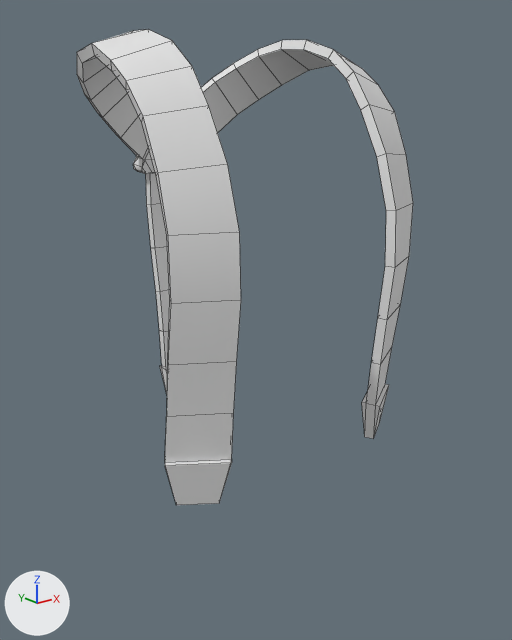
Renders of the Blender file Attires/Attires_Accessories/Attires_Accessories_Pants/Attire_Accessory_Pants_SuspendersYWide/Attire_Accessory_Pants_SuspendersYWide.blend from each side of a commit.
One viewpoint serves both versions: a camera (50 mm lens) standing at (-0.436, -0.579, 1.463) and looking at (0.011, -0.02, 1.239). Arrows for +X, +Y and +Z are at lower left; the lights stay in place. The older version comes first. Mesh edges are drawn as thin lines.

The scene before the commit, as lines of its bpy script (objects in view):
```python
me_attire_accessory_pants_suspendersywide = bpy.data.meshes.new('Attire_Accessory_Pants_SuspendersYWide')
me_attire_accessory_pants_suspendersywide.from_pydata(...)  # 228 vertices, 240 faces; spans x -0.148..0.148, y -0.134..0.137, z 1.107..1.521
me_attire_accessory_pants_suspendersywide.polygons.foreach_set('use_smooth', [True] * 240)
ob_attire_accessory_pants_suspendersywide = bpy.data.objects.new('Attire_Accessory_Pants_SuspendersYWide', me_attire_accessory_pants_suspendersywide)
ob_attire_accessory_pants_suspendersywide.location = (0.0, 0.0, 0.0)
```
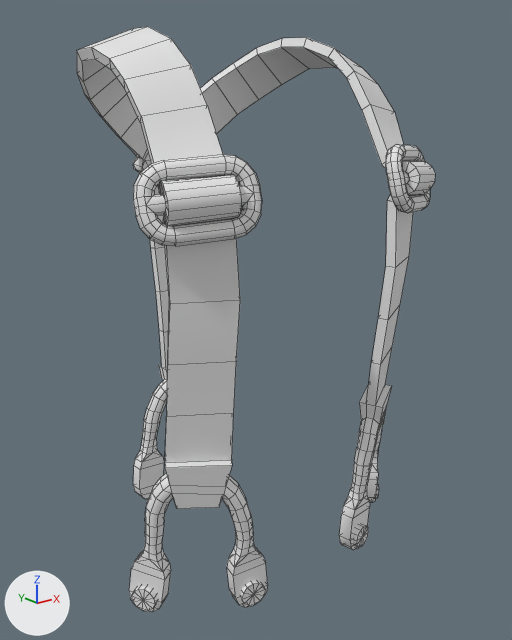
Commit message: Updated PantsSuspenders Models

What differs and where, as boxes (x1, y1, x2, y2) in the pictures (512 x 640 px; the box of a moved part takes in the faces that stretch with it):
'Attire_Accessory_Pants_SuspendersYWide', reshaped, modifiers changed (7% wider, 23% taller): before (77, 29, 413, 505); after (77, 27, 435, 612)
part 1 of me_attire_accessory_pants_suspendersywide, added: after (133, 144, 430, 246)
part 2 of me_attire_accessory_pants_suspendersywide, added: after (241, 524, 368, 605)
part 3 of me_attire_accessory_pants_suspendersywide, added: after (132, 482, 379, 611)
part 4 of me_attire_accessory_pants_suspendersywide, moved or reshaped: before (77, 29, 241, 505); after (133, 365, 167, 499)
part 5 of me_attire_accessory_pants_suspendersywide, built on: before (362, 384, 389, 439); after (129, 384, 391, 612)
part 6 of me_attire_accessory_pants_suspendersywide, built on: before (234, 40, 413, 320); after (77, 27, 435, 365)

The edits, one by one:
me_attire_accessory_pants_suspendersywide is used by ob_attire_accessory_pants_suspendersywide; location (0.0, 0.0, 0.0).
me_attire_accessory_pants_suspendersywide had 228 vertices, 240 faces and spanned x -0.148..0.148, y -0.134..0.137, z 1.107..1.521.
me_attire_accessory_pants_suspendersywide now has 684 vertices, 704 faces and spans x 0.0..0.171, y -0.148..0.137, z 0.986..1.522.
me_attire_accessory_pants_suspendersywide part 1: a new loose piece of 170 vertices spanning x 0.078..0.171, y -0.147..-0.093, z 1.353..1.42.
me_attire_accessory_pants_suspendersywide part 2: a new loose piece of 25 vertices spanning x 0.062..0.088, y -0.129..-0.113, z 0.991..1.016.
me_attire_accessory_pants_suspendersywide part 3: a new loose piece of 25 vertices spanning x 0.148..0.171, y -0.077..-0.05, z 0.991..1.016.
me_attire_accessory_pants_suspendersywide part 4: 6 vertices moved from x 0.0..0.026, y 0.099..0.119, z 1.108..1.154 to x 0.023..0.032, y 0.097..0.122, z 1.132..1.154; 104 vertices removed from x -0.148..0.0, y -0.134..0.137, z 1.107..1.521; 97 vertices added at x 0.0..0.068, y 0.097..0.127, z 0.986..1.154.
me_attire_accessory_pants_suspendersywide part 5: 7 vertices moved from x 0.087..0.148, y -0.122..-0.074, z 1.107..1.154 to x 0.086..0.15, y -0.125..-0.072, z 1.134..1.153; 1 vertex removed from x 0.137, y -0.089, z 1.107; 175 vertices added at x 0.055..0.17, y -0.125..-0.041, z 0.986..1.139.
me_attire_accessory_pants_suspendersywide part 6: 34 vertices moved from x 0.08..0.147, y -0.134..0.077, z 1.304..1.521 to x 0.078..0.152, y -0.135..0.077, z 1.304..1.522; 1 vertex removed from x 0.094, y -0.069, z 1.487; 45 vertices added at x 0.091..0.157, y -0.148..-0.046, z 1.37..1.488.
Other edits to the shape of me_attire_accessory_pants_suspendersywide do not show in these pictures.
Object 'Attire_Accessory_Pants_SuspendersYWide' (ob_attire_accessory_pants_suspendersywide) gains a MIRROR modifier named 'Mirror'.
Modifier setting: use_clip = True.
